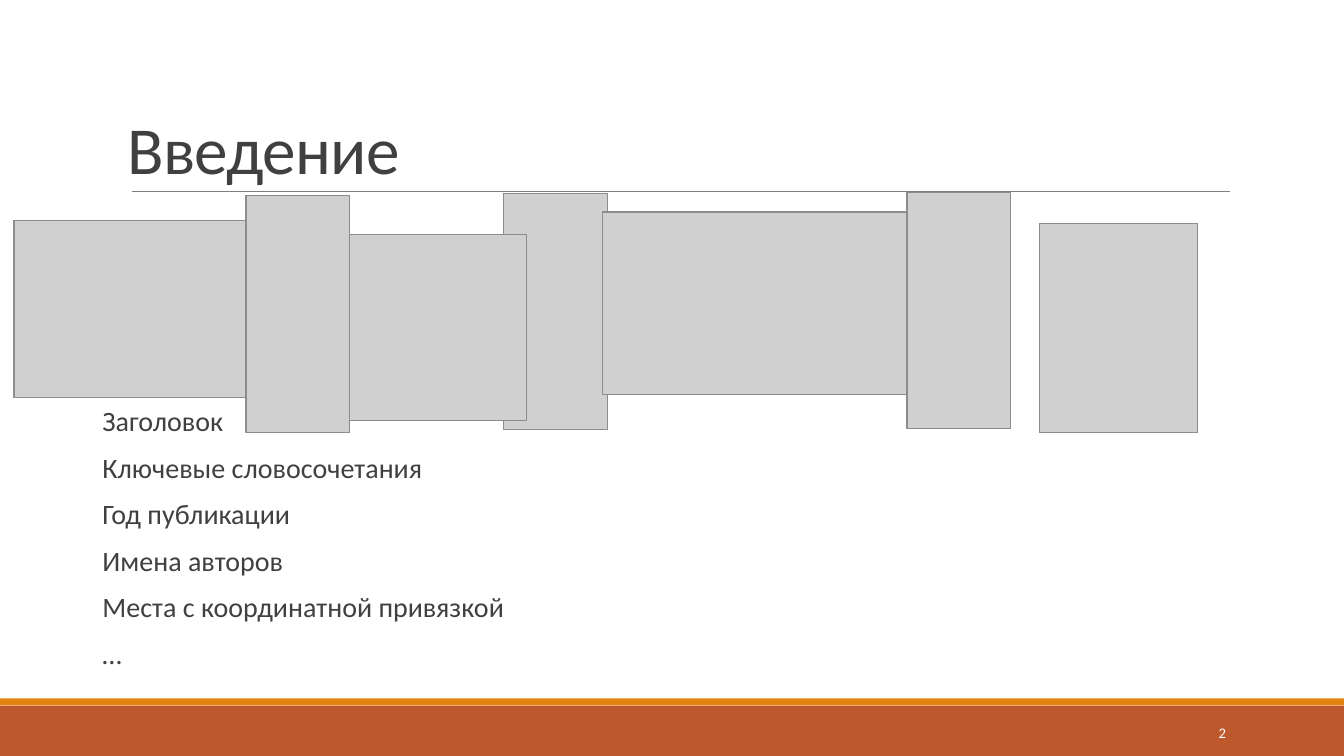
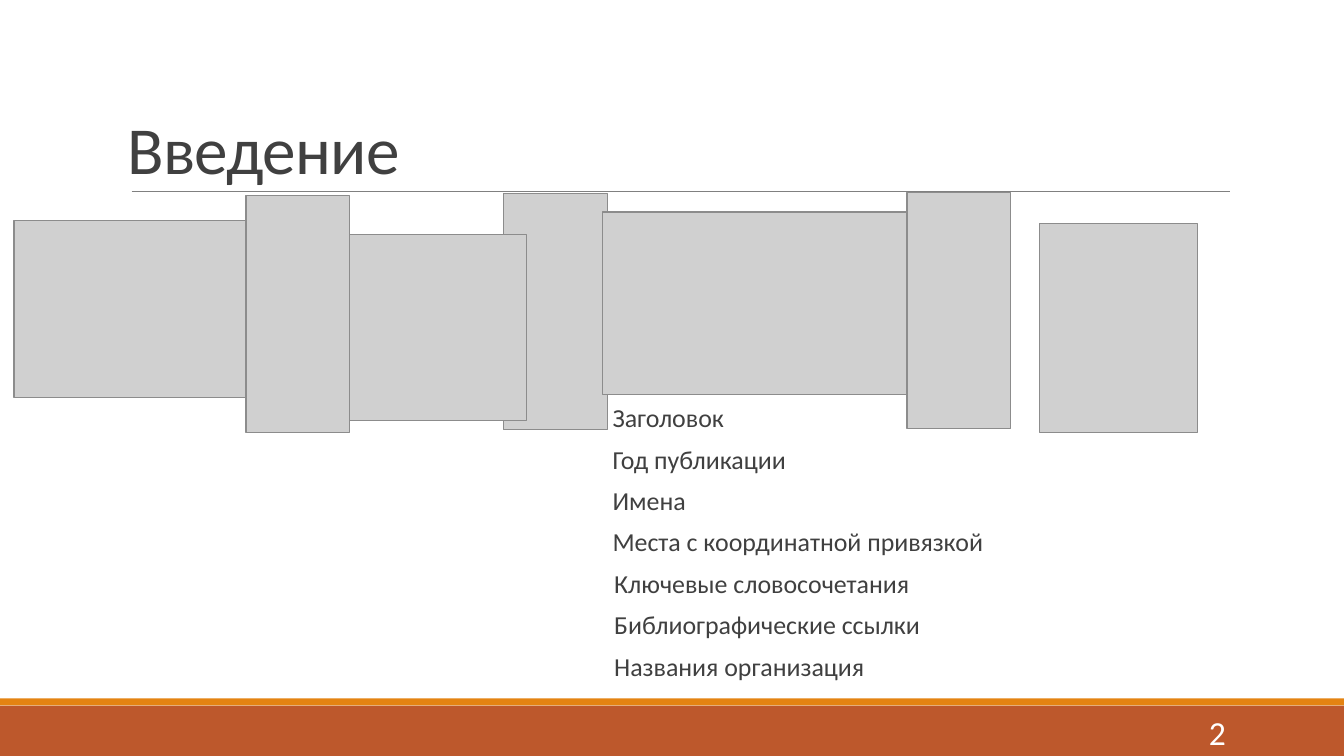
Before and after one commit to J-CITY/METADATA-EXTRACTOR, a slide deck: slide 2 of report.pptx. Drawn at 1344x756 pixels with LibreOffice and Linux fonts; fonts in the diff are those of the drawing; grey boxes stand for pictures. Boxes give left, top, right and bottom in pixels: in the first picture for what was removed or moved away, otherwise in the second. Text is boxed around its words. In the diff, an @@ line names an element or a change of style, - is before the commit and + after.

```diff
--- a/report.pptx
+++ b/report.pptx
@@ text "Заголовок": place and size @@
-text "Заголовок" at bbox=[102, 413, 504, 622]
+text "Заголовок" at bbox=[613, 410, 983, 681]
@@ text at bbox=[613, 410, 909, 593]: size 20 to 18.5 pt in "Заголовок", "Ключевые словосочетания"; line spacing 0.8 to 0.7; bullet   to none @@
@@ text at bbox=[613, 451, 983, 556]: paragraphs added @@
+  Год публикации
+  Имена
+  Места с координатной привязкой
@@ text at bbox=[614, 616, 920, 681]: text changed; size 20 to 18.5 pt @@
-  Год публикации
-  Имена авторов
-  Места с координатной привязкой
-  …
+Библиографические ссылки
+Названия организация
@@ page number at bbox=[1209, 723, 1226, 745]: size 10.5 to 24 pt @@
```
Also in this commit, not shown: 14 other slides changed, 1 slide added, 1 slide removed, 21 other files.
